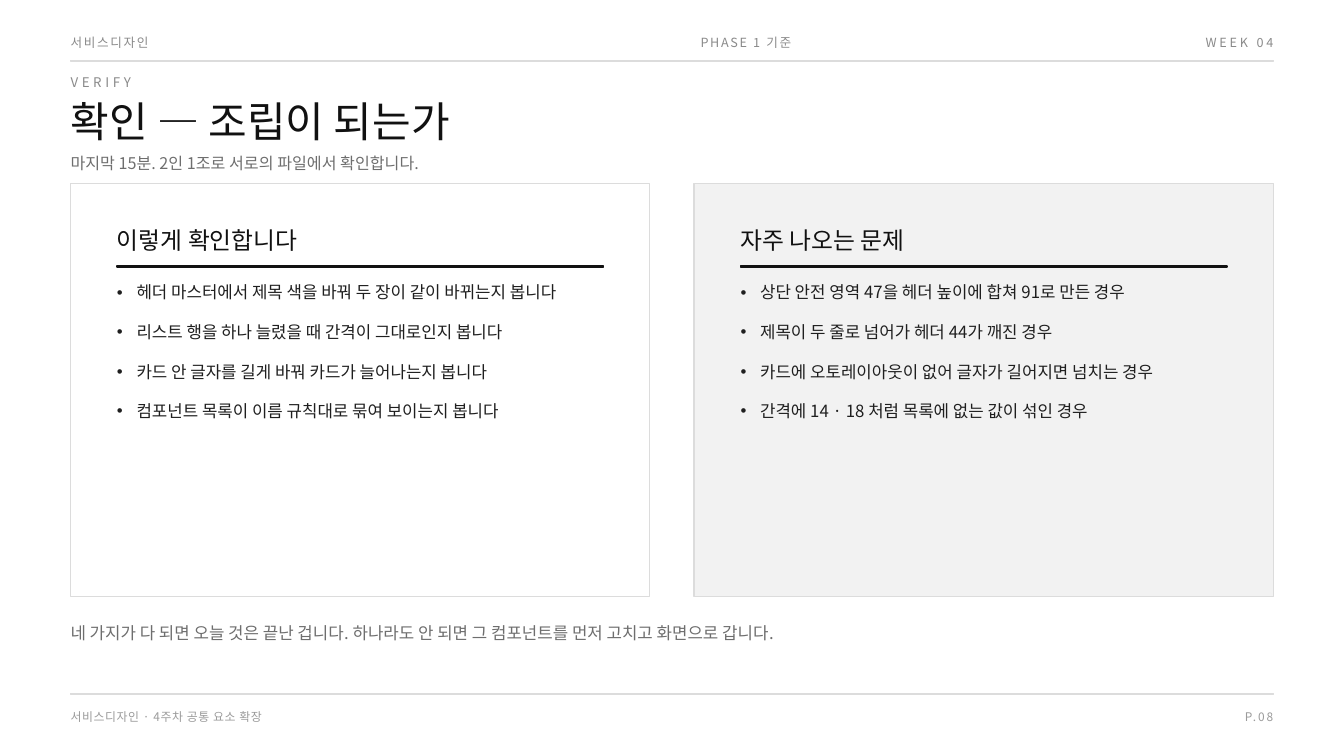
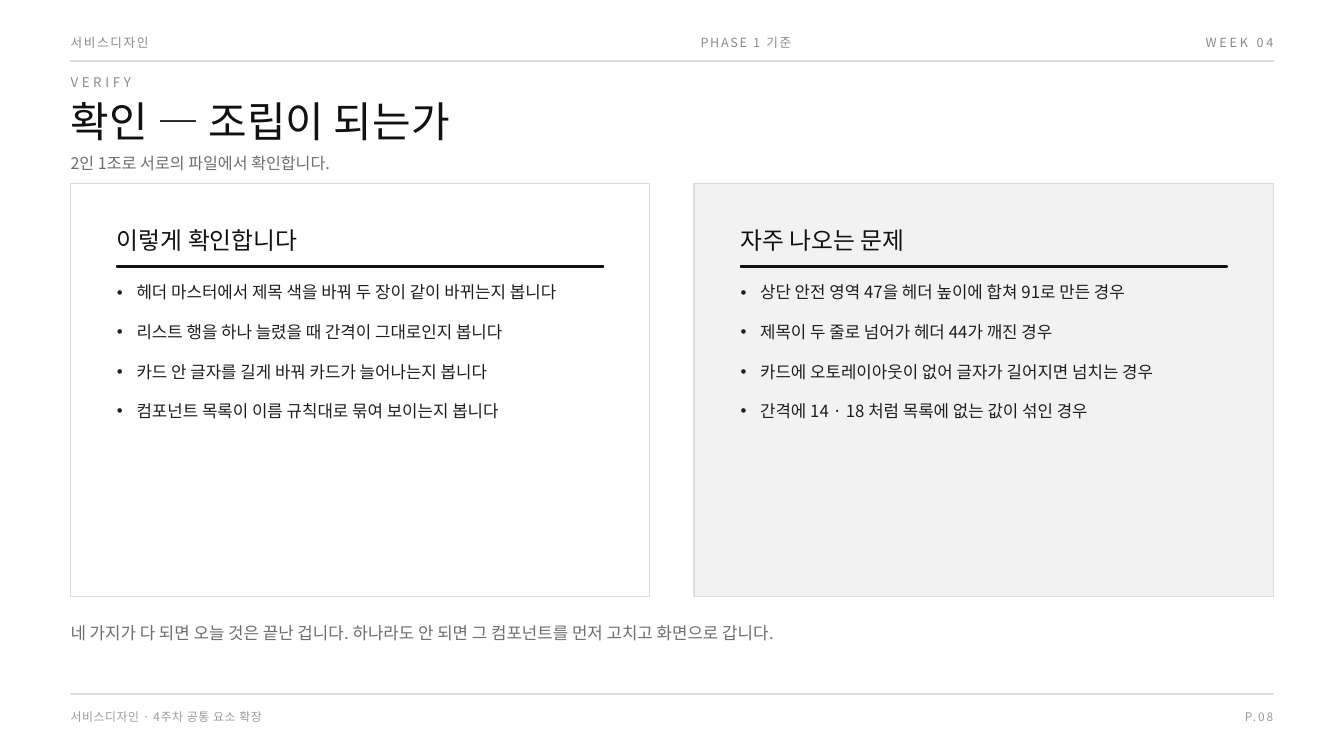
Before and after one commit to design-eng/MIN.D, a slide deck: slide 12 of dist/weeks-2학기/서비스디자인_2학기_04주차_공통요소확장.pptx. Drawn at 1344x756 pixels with LibreOffice and Linux fonts; fonts in the diff are those of the drawing. Boxes give left, top, right and bottom in pixels: in the first picture for what was removed or moved away, otherwise in the second. Text is boxed around its words. In the diff, an @@ line names an element or a change of style, - is before the commit and + after.

```diff
--- a/dist/weeks-2학기/서비스디자인_2학기_04주차_공통요소확장.pptx
+++ b/dist/weeks-2학기/서비스디자인_2학기_04주차_공통요소확장.pptx
@@ text at box(71, 155, 330, 170): text changed @@
-마지막 15분. 2인 1조로 서로의 파일에서 확인합니다.
+2인 1조로 서로의 파일에서 확인합니다.
```
Also in this commit, not shown: 1 other slide changed, 2 other files.
